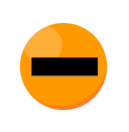
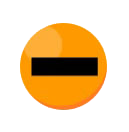
Two versions of the same layered image (129x132). Layer-by-layer changes:
renamed "圖層 1" to "圖層 0", painted on it, masked it over left=16, top=23, right=107, bottom=110
